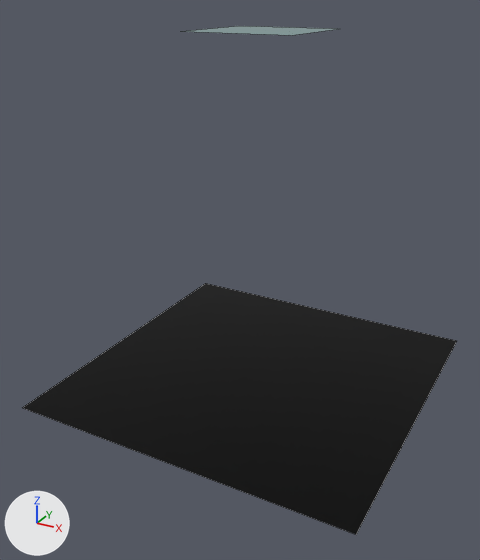
The FBX model Assets/Resources/Prefabs/Skins/skin_3/skin_3_1_model.fbx, before and after one commit.
The view is the same before and after, from a 50 mm camera at (1.63, -3.2, 1.19) aimed at (-0.03, -0.18, -0.32). Lighting does not change. The marker at lower left points along +X, +Y and +Z. Mesh edges are drawn as thin lines. Where no turn or scale is listed for an object, it has been applied to the vertices. Vertices at the same position are counted once.
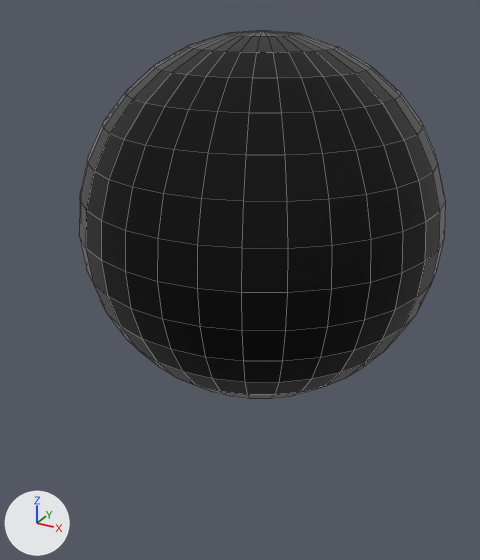
Changed parts and their boxes [x1, y1, x2, y2] in the pictures (480 x 560 px):
'Cube', surface changed, reshaped (16% narrower, 27% shorter)
    before: [23, 26, 457, 535]
    after: [79, 30, 445, 399]
part 1 of me_cube_001, added (black)
    after: [79, 30, 445, 399]
part 2 of me_cube_001, deleted (black)
    before: [23, 283, 457, 535]
part 3 of me_cube_001, deleted
    before: [180, 26, 335, 35]

The edits, one by one:
In material 'Material.001' (mat_material_001), roughness goes from 0.5 to 0.0.
me_cube_001 has 9 vertices, 2 faces and spans x -1.0..1.0, y -1.0..1.0, z -1.0..1.0.
me_cube_001 is used by ob_cube; location (0.0, 0.0, 0.0).
me_cube_001 part 1: a new loose piece, a UV sphere (32 segments, 16 rings, poles along z) spanning x -1.0..1.0, y -1.0..1.0, z -1.0..1.0, in mat_material_001 (black #1a1a1a).
me_cube_001 part 2: the loose piece of 4 vertices spanning x -1.0..1.0, y -1.0..1.0, z -1.0 is deleted.
me_cube_001 part 3: the loose piece of 4 vertices spanning x -0.3..0.3, y -0.3..0.3, z 1.0 is deleted.
me_cube_001 no longer uses material mat_material_002 (cyan #00ffff).
